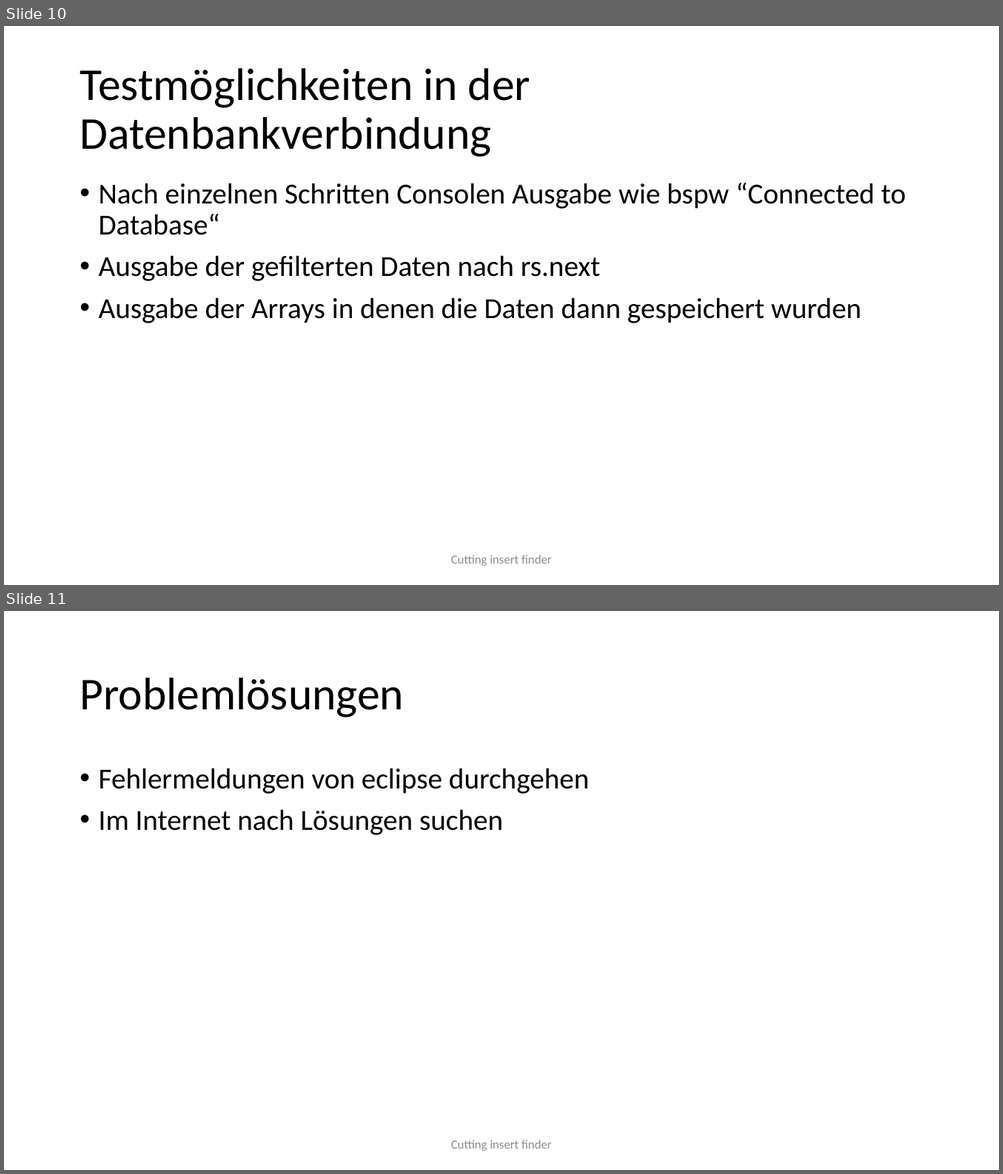
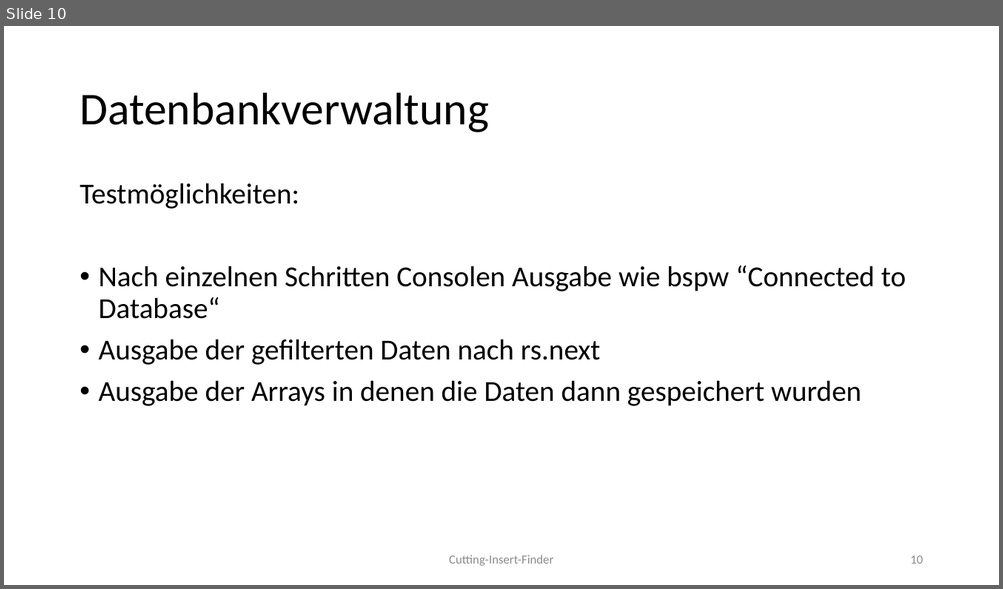
Before and after one commit to vinzenzdreher/DV-Projekt, a slide deck: 4_Praesentation/CuttingInsert Finder.pptx. Shown one above the other, each under a label of ours: slides 10 and 11 before the commit, slide 10 after it. The pictures are 1003x1174 and 1003x589 pixels, drawn with LibreOffice and Linux fonts; fonts in the diff are those of the drawing; background and template pictures are left out. Boxes give left, top, right and bottom in pixels: in the first picture for what was removed or moved away, otherwise in the second. Text is boxed around its words. In the diff, an @@ line names an element or a change of style, - is before the commit and + after.

```diff
--- a/4_Praesentation/CuttingInsert Finder.pptx
+++ b/4_Praesentation/CuttingInsert Finder.pptx
@@ slide 11 removed at (4, 611, 999, 1170), background #FFFFFF @@
@@ title removed at (79, 678, 404, 718) @@
-Problemlösungen
@@ text removed at (99, 768, 589, 835) @@
-• Fehlermeldungen von eclipse durchgehen
-• Im Internet nach Lösungen suchen
@@ text removed at (451, 1140, 552, 1151) @@
-Cutting insert finder
@@ slide 10 changed as well @@
@@ title at (79, 93, 489, 133): text changed @@
-Testmöglichkeiten in der Datenbankverbindung
+Datenbankverwaltung
@@ text at (79, 183, 299, 209): paragraph added @@
+Testmöglichkeiten:
@@ text at (449, 555, 553, 566): text changed @@
-Cutting insert finder
+Cutting-Insert-Finder
@@ page number added at (910, 556, 922, 564), 12 pt, text #8C8C8C @@
+10
```
Also in this commit, not shown: 11 other slides changed, 1 slide added, 1 other file.
